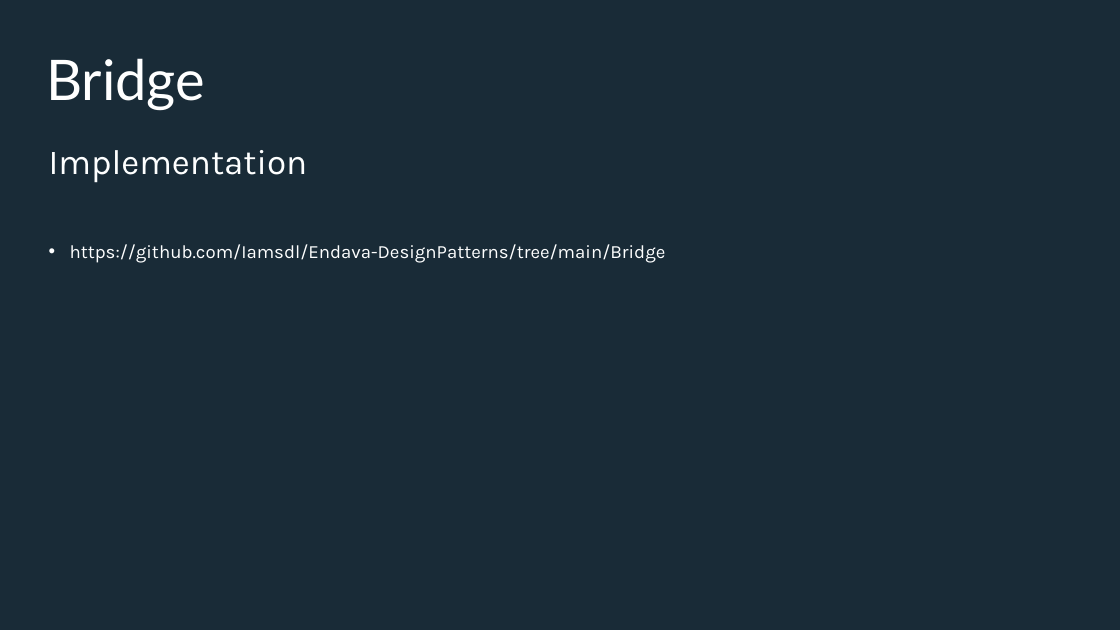
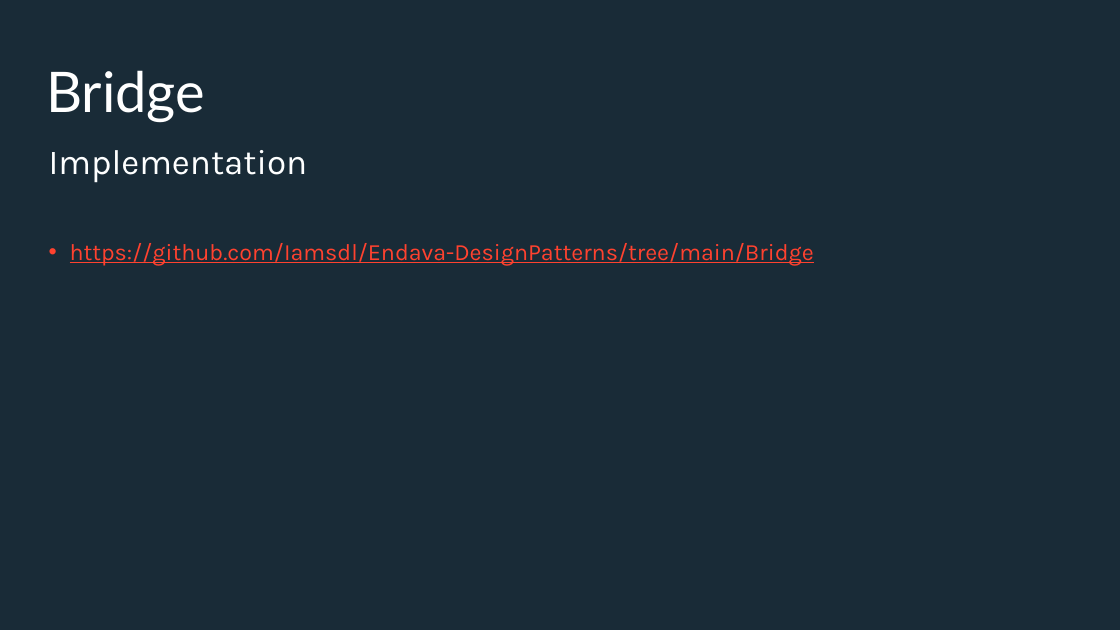
Before and after one commit to Iamsdl/Endava-DesignPatterns, a slide deck: slide 13 of PPT/Back to the basics, explaining design patterns with real life examples - Bridge & Prototype.pptx (slide 11 before the commit). Drawn at 1120x630 pixels with LibreOffice and Linux fonts; fonts in the diff are those of the drawing; background and template pictures are left out. Boxes give left, top, right and bottom in pixels: in the first picture for what was removed or moved away, otherwise in the second. Text is boxed around its words. In the diff, an @@ line names an element or a change of style, - is before the commit and + after.

```diff
--- a/PPT/Back to the basics, explaining design patterns with real life examples - Bridge & Prototype.pptx
+++ b/PPT/Back to the basics, explaining design patterns with real life examples - Bridge & Prototype.pptx
@@ title "Bridge": place and size @@
-title "Bridge" at (46,58,205,110)
+title "Bridge" at (46,70,205,122)
@@ text "https://github.com/Iamsdl/Endava-DesignPatterns/tree/main/Br ..." at (70,243,814,266): size 32 to 40 pt, text colour #FEFFFF to #FF422F, underline on @@
```
Also in this commit, not shown: 15 other slides changed, 5 slides added, 26 other files.
